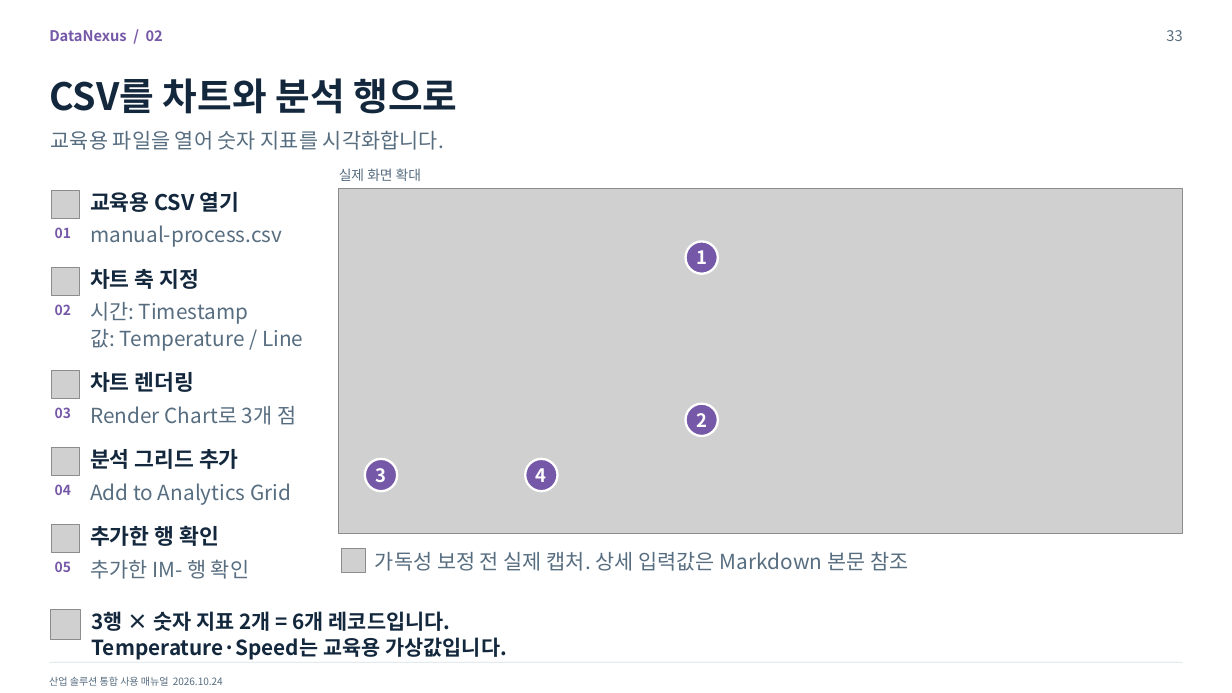
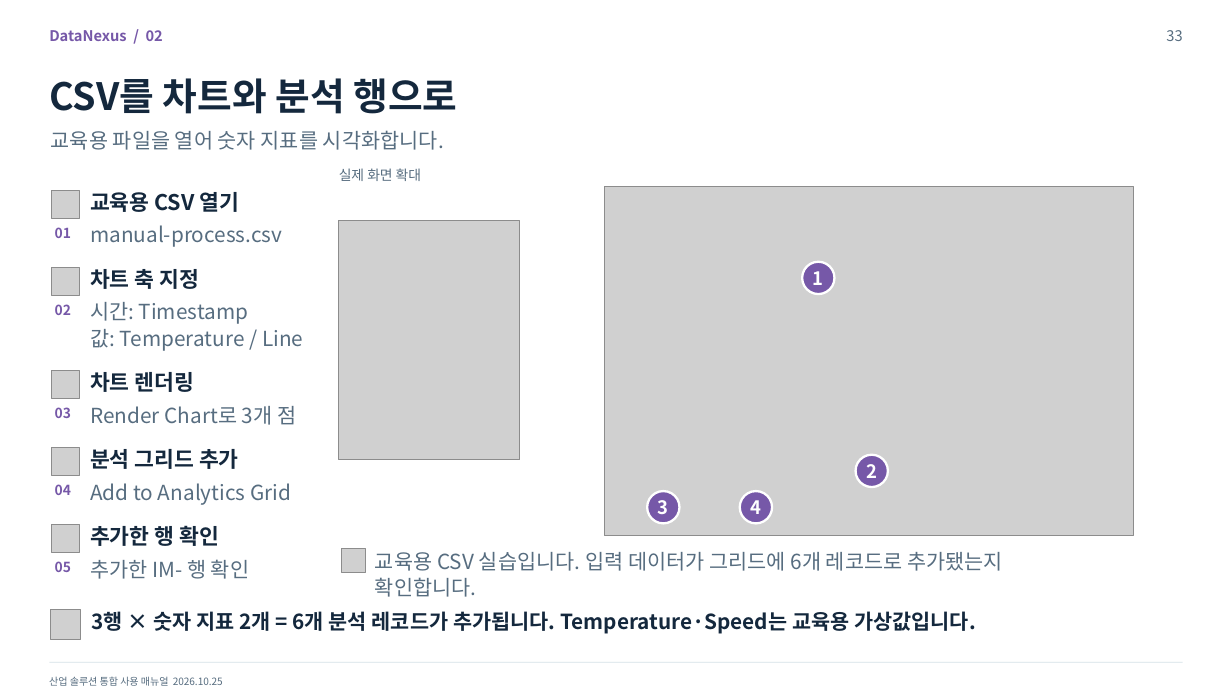
Before and after one commit to dubukimch/dubukimch.github.io, a slide deck: slide 33 of assets/docs/manuals/industrial-solutions-user-manual-2026-10-24.pptx. Drawn at 1232x693 pixels with LibreOffice and Linux fonts; fonts in the diff are those of the drawing; grey boxes stand for pictures. Boxes give left, top, right and bottom in pixels: in the first picture for what was removed or moved away, otherwise in the second. Text is boxed around its words. In the diff, an @@ line names an element or a change of style, - is before the commit and + after.

Commit message:
Add standalone manuals and repair embedded presentation images

```diff
--- a/assets/docs/manuals/industrial-solutions-user-manual-2026-10-24.pptx
+++ b/assets/docs/manuals/industrial-solutions-user-manual-2026-10-24.pptx
@@ picture: place and size @@
-picture at [338, 188, 1182, 534]
+picture at [604, 186, 1133, 536]
@@ picture added at [338, 221, 520, 460] @@
@@ ellipse "1": place and size @@
-ellipse "1" at [685, 242, 718, 274]
+ellipse "1" at [802, 262, 834, 294]
@@ ellipse "2": place and size @@
-ellipse "2" at [685, 404, 718, 436]
+ellipse "2" at [855, 455, 888, 487]
@@ ellipse "3": place and size @@
-ellipse "3" at [365, 459, 398, 491]
+ellipse "3" at [647, 491, 679, 523]
@@ ellipse "4": place and size @@
-ellipse "4" at [525, 459, 557, 491]
+ellipse "4" at [740, 491, 772, 523]
@@ text at [375, 552, 1003, 597]: text changed @@
-가독성 보정 전 실제 캡처. 상세 입력값은 Markdown 본문 참조
+교육용 CSV 실습입니다. 입력 데이터가 그리드에 6개 레코드로 추가됐는지
+확인합니다.
@@ text at [92, 611, 976, 634]: text changed @@
-3행 × 숫자 지표 2개 = 6개 레코드입니다.
-Temperature·Speed는 교육용 가상값입니다.
+3행 × 숫자 지표 2개 = 6개 분석 레코드가 추가됩니다. Temperature·Speed는 교육용 가상값입니다.
@@ text at [49, 676, 223, 686]: text changed @@
-산업 솔루션 통합 사용 매뉴얼 2026.10.24
+산업 솔루션 통합 사용 매뉴얼 2026.10.25
```
Also in this commit, not shown: 55 other slides changed, 51 other files.
